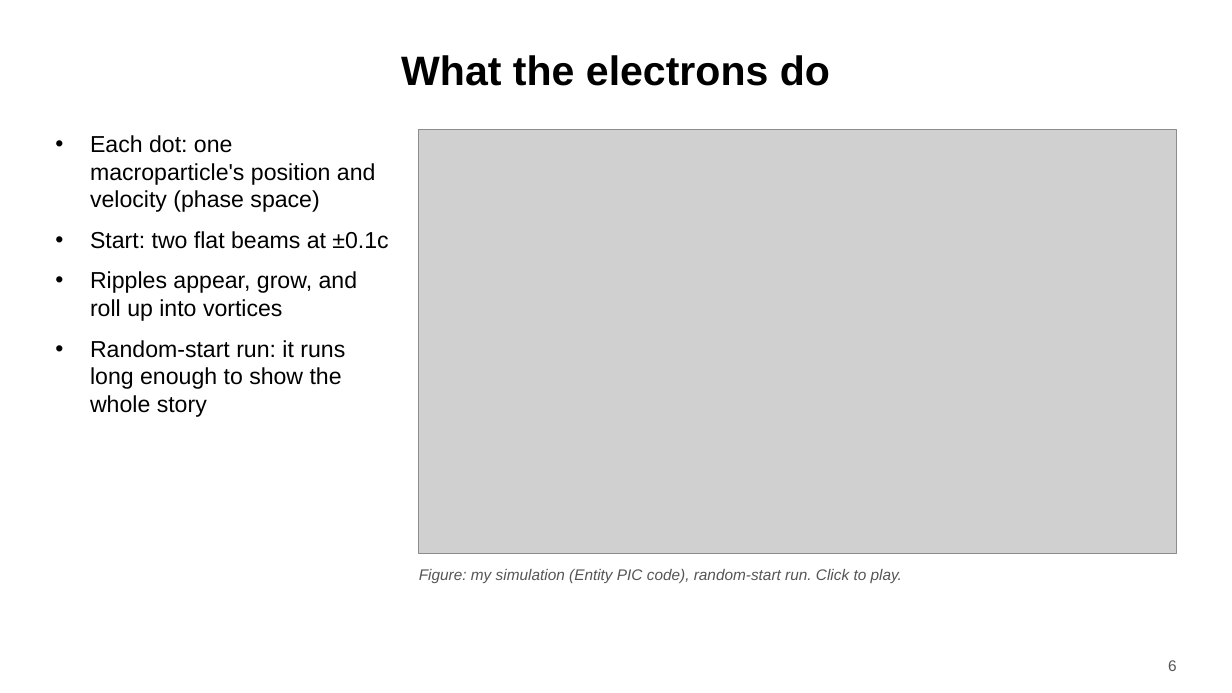
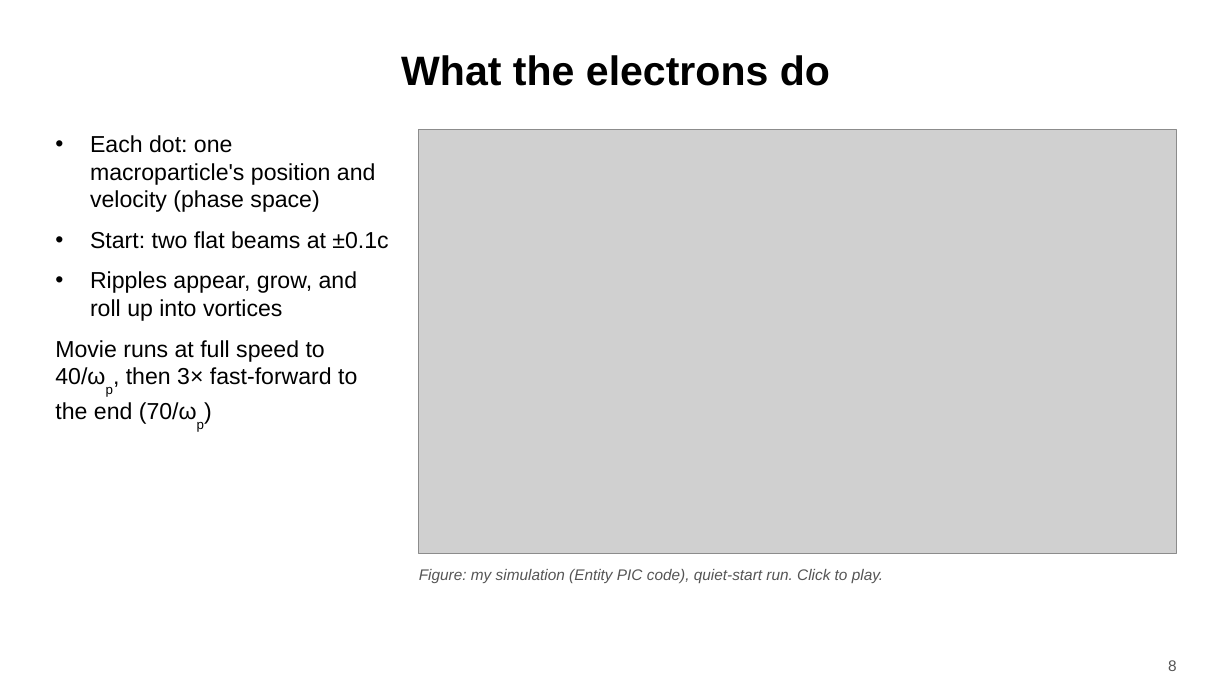
Before and after one commit to harry-wu-28/plasma, a slide deck: slide 8 of twostream/results/talk/twostream_talk.pptx (slide 6 before the commit). Drawn at 1232x693 pixels with LibreOffice and Linux fonts; fonts in the diff are those of the drawing; grey boxes stand for pictures. Boxes give left, top, right and bottom in pixels: in the first picture for what was removed or moved away, otherwise in the second. Text is boxed around its words. In the diff, an @@ line names an element or a change of style, - is before the commit and + after.

```diff
--- a/twostream/results/talk/twostream_talk.pptx
+++ b/twostream/results/talk/twostream_talk.pptx
@@ text at (55,340,357,424): text changed @@
-• Random-start run: it runs long enough to show the whole story
+• Movie runs at full speed to 40/ωp, then 3× fast-forward to the end (70/ωp)
@@ text at (419,569,883,583): text changed @@
-Figure: my simulation (Entity PIC code), random-start run. Click to play.
+Figure: my simulation (Entity PIC code), quiet-start run. Click to play.
@@ page number at (1168,660,1177,671): text changed @@
-6
+8
```
Also in this commit, not shown: 5 other slides changed, 2 slides added, 8 other files.
